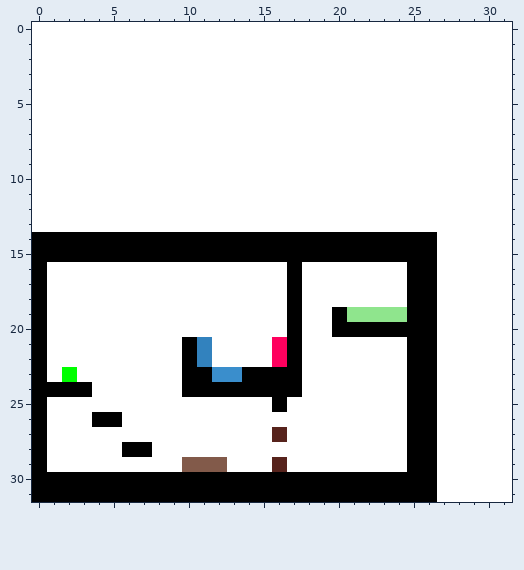
A pixel-art sprite gets an edit: Assets/Assets/LevelsImage/world_test_06.png. The picture above was drawn from the file before the commit.
The file is 32x32 pixels.
Now the later version:
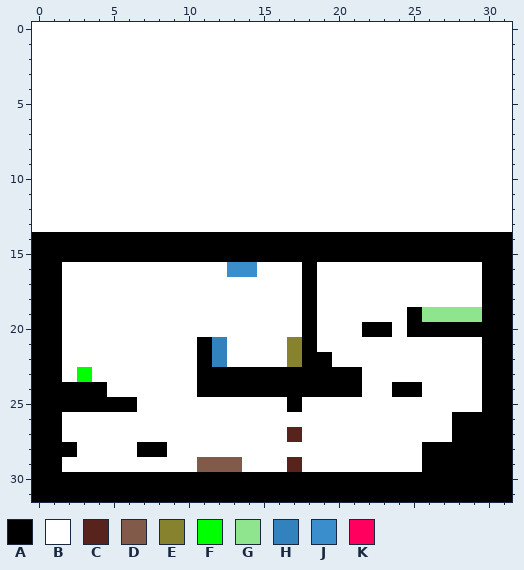
Palette (. is transparent): A #000000  B #ffffff  C #57231c  D #825a4a  E #86822d  F #00ff00  G #8fe58d  H #3282be  J #3a8ecc  K #ff005e
From old to new:
y 14..15: x 27..31 BBBBB -> AAAAA
y 16: x 1 B -> A; x 13..14 BB -> JJ; x 17..18 AB -> BA; x 25..26 AA -> BB; x 30..31 BB -> AA
y 17..18: x 1 B -> A; x 17..18 AB -> BA; x 25..26 AA -> BB; x 30..31 BB -> AA
y 19: x 1 B -> A; x 17..18 AB -> BA; x 20..24 AGGGG -> BBBBB; x 26..31 ABBBBB -> GGGGAA
y 20: x 1 B -> A; x 17..18 AB -> BA; x 20..21 AA -> BB; x 24 A -> B; x 27..31 BBBBB -> AAAAA
y 21: x 1 B -> A; x 10..12 AHB -> BAH; x 16..18 KAB -> BEA; x 25..26 AA -> BB; x 30..31 BB -> AA
y 22: x 1 B -> A; x 10..12 AHB -> BAH; x 16..19 KABB -> BEAA; x 25..26 AA -> BB; x 30..31 BB -> AA
y 23: x 1..3 BFB -> ABF; x 10 A -> B; x 12..13 JJ -> AA; x 18..21 BBBB -> AAAA; x 25..26 AA -> BB; x 30..31 BB -> AA
y 24: x 4 B -> A; x 10 A -> B; x 18..21 BBBB -> AAAA; x 24 B -> A; x 26 A -> B; x 30..31 BB -> AA
y 25: x 1..6 BBBBBB -> AAAAAA; x 16..17 AB -> BA; x 25..26 AA -> BB; x 30..31 BB -> AA
y 26: x 1 B -> A; x 4..5 AA -> BB; x 25..26 AA -> BB; x 28..31 BBBB -> AAAA
y 27: x 1 B -> A; x 16..17 CB -> BC; x 25..26 AA -> BB; x 28..31 BBBB -> AAAA
y 28: x 1..2 BB -> AA; x 6 A -> B; x 8 B -> A; x 25 A -> B; x 27..31 BBBBB -> AAAAA
y 29: x 1 B -> A; x 10 D -> B; x 13 B -> D; x 16..17 CB -> BC; x 25 A -> B; x 27..31 BBBBB -> AAAAA
y 30..31: x 27..31 BBBBB -> AAAAA
Pixel boxes of the changes (left, top, right, bottom) in both pictures:
changed: (47, 232, 512, 502)
